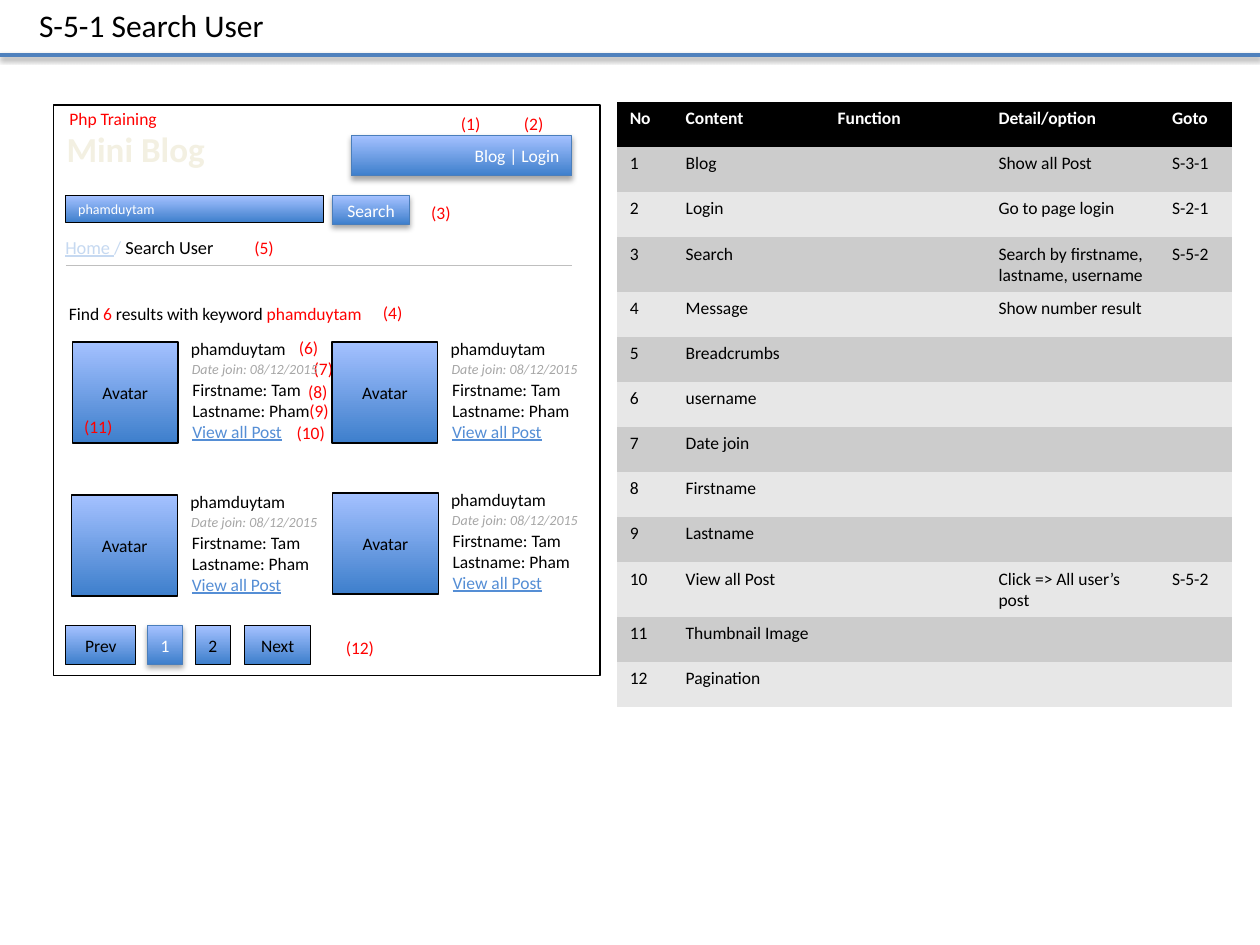
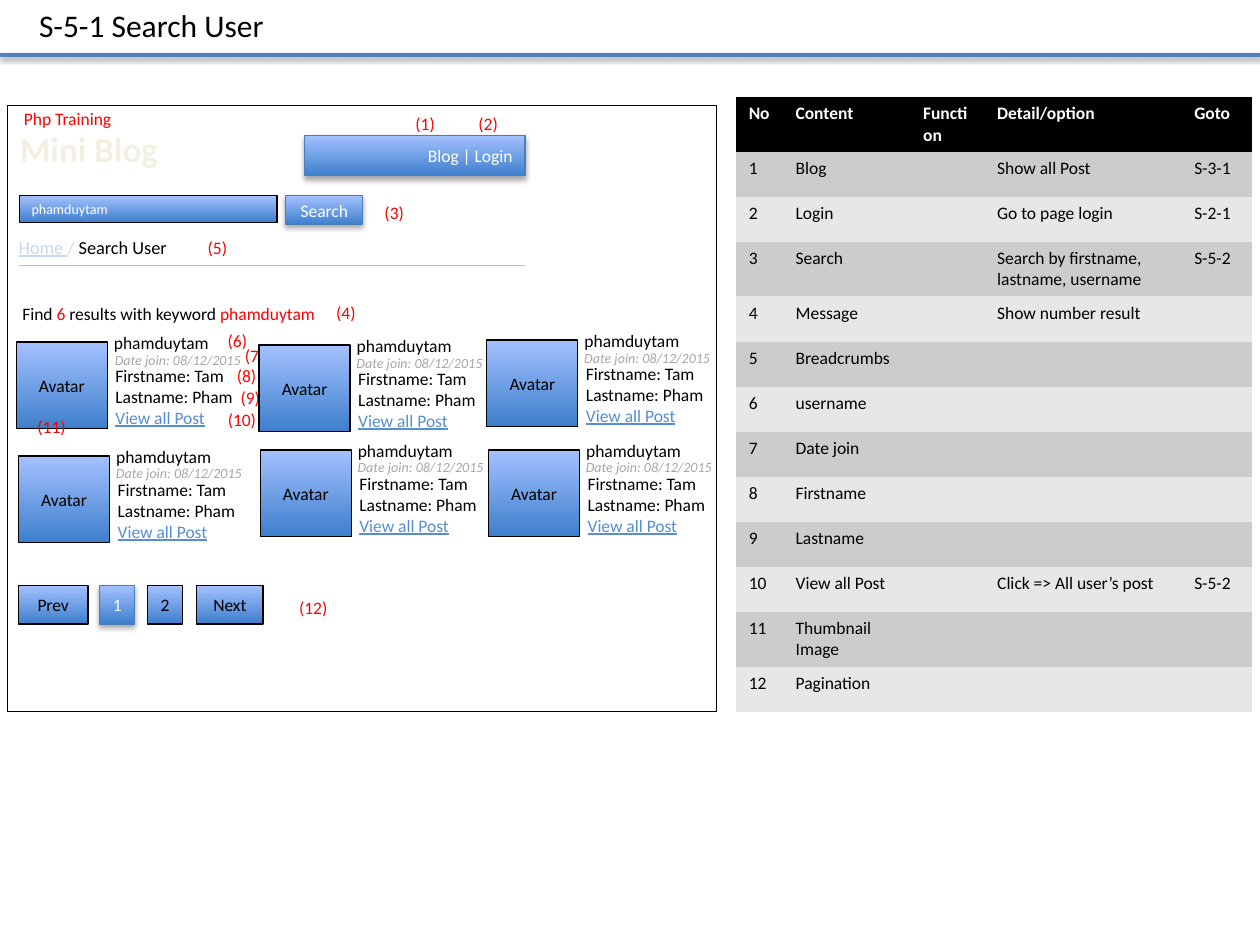
Before and after one commit to truong-vu-mulodo/mini-blog, a slide deck: slide 7 of php/tam-v.anh/doc/detail_design/frontend/wireframe/MiniBlog_Wireframe_Ver_0.1.0.pptx. Drawn at 1260x945 pixels with LibreOffice and Linux fonts; fonts in the diff are those of the drawing. Boxes give left, top, right and bottom in pixels: in the first picture for what was removed or moved away, otherwise in the second. Text is boxed around its words. In the diff, an @@ line names an element or a change of style, - is before the commit and + after.

Commit message:
change layout to 2 columns

```diff
--- a/php/tam-v.anh/doc/detail_design/frontend/wireframe/MiniBlog_Wireframe_Ver_0.1.0.pptx
+++ b/php/tam-v.anh/doc/detail_design/frontend/wireframe/MiniBlog_Wireframe_Ver_0.1.0.pptx
@@ rectangle: place and size @@
-rectangle at <box>53,105,600,675</box>
+rectangle at <box>8,106,717,712</box>
@@ table: place and size @@
-table at <box>617,102,1232,707</box>
+table at <box>736,97,1251,712</box>
@@ 10 texts, 3 rectangles, 1 line: place and size @@
-10 texts, 3 rectangles, 1 line at <box>65,113,572,436</box>
+10 texts, 3 rectangles, 1 line at <box>19,113,525,437</box>
@@ text "phamduytam": place and size @@
-text "phamduytam" at <box>191,343,286,358</box>
+text "phamduytam" at <box>114,337,209,352</box>
@@ text "(6)": place and size @@
-text "(6)" at <box>299,341,318,357</box>
+text "(6)" at <box>228,334,247,350</box>
@@ text "phamduytam": place and size @@
-text "phamduytam" at <box>451,343,546,358</box>
+text "phamduytam" at <box>357,340,452,355</box>
@@ rectangle "Avatar": place and size @@
-rectangle "Avatar" at <box>72,343,178,444</box>
+rectangle "Avatar" at <box>16,343,107,430</box>
@@ text "Date join: 08/12/2015" rewrapped from <box>192,362,318,378</box> to <box>115,355,241,367</box> @@
@@ text "Firstname: Tam": place and size @@
-text "Firstname: Tam" at <box>192,384,309,441</box>
+text "Firstname: Tam" at <box>115,370,232,427</box>
@@ 3 texts: place and size @@
-3 texts at <box>297,361,333,442</box>
+3 texts at <box>228,348,264,429</box>
@@ rectangle "Avatar": place and size @@
-rectangle "Avatar" at <box>333,343,438,444</box>
+rectangle "Avatar" at <box>260,345,350,432</box>
@@ text "Date join: 08/12/2015": place and size @@
-text "Date join: 08/12/2015" at <box>452,364,578,376</box>
+text "Date join: 08/12/2015" at <box>356,358,483,370</box>
@@ rectangle added at <box>486,340,577,427</box>, fill gradient #3F80CE to #A4C4FF, outline #000000 0.75 pt, 10 pt, text #000000 @@
+Avatar
@@ text added at <box>584,335,679,350</box>, 10 pt, text #000000 @@
+phamduytam
@@ text added at <box>584,353,710,365</box>, 8 pt, text #A6A6A6, italic @@
+Date join: 08/12/2015
@@ text "(9)" rewrapped from <box>309,404,328,419</box> to <box>241,390,260,409</box> @@
@@ text "Firstname: Tam": place and size @@
-text "Firstname: Tam" at <box>452,384,569,441</box>
+text "Firstname: Tam" at <box>358,373,475,430</box>
@@ text added at <box>586,368,703,425</box>, 10 pt, text #000000 @@
+Firstname: Tam
+Lastname: Pham
+View all Post
@@ text "phamduytam": place and size @@
-text "phamduytam" at <box>190,496,285,511</box>
+text "phamduytam" at <box>116,451,211,466</box>
@@ text "phamduytam": place and size @@
-text "phamduytam" at <box>451,494,546,509</box>
+text "phamduytam" at <box>358,445,453,460</box>
@@ text added at <box>586,445,681,460</box>, 10 pt, text #000000 @@
+phamduytam
@@ rectangle "Avatar": place and size @@
-rectangle "Avatar" at <box>72,495,178,596</box>
+rectangle "Avatar" at <box>19,456,110,543</box>
@@ text "Date join: 08/12/2015": place and size @@
-text "Date join: 08/12/2015" at <box>191,517,317,529</box>
+text "Date join: 08/12/2015" at <box>116,468,242,480</box>
@@ text "Firstname: Tam": place and size @@
-text "Firstname: Tam" at <box>192,537,309,594</box>
+text "Firstname: Tam" at <box>118,484,235,541</box>
@@ rectangle "Avatar": place and size @@
-rectangle "Avatar" at <box>333,493,438,593</box>
+rectangle "Avatar" at <box>261,450,352,537</box>
@@ text "Date join: 08/12/2015": place and size @@
-text "Date join: 08/12/2015" at <box>452,515,578,527</box>
+text "Date join: 08/12/2015" at <box>358,462,484,474</box>
@@ text "Firstname: Tam": place and size @@
-text "Firstname: Tam" at <box>453,535,569,592</box>
+text "Firstname: Tam" at <box>359,478,476,535</box>
@@ rectangle added at <box>489,450,580,537</box>, fill gradient #3F80CE to #A4C4FF, outline #000000 0.75 pt, 10 pt, text #000000 @@
+Avatar
@@ text added at <box>586,462,712,474</box>, 8 pt, text #A6A6A6, italic @@
+Date join: 08/12/2015
@@ text added at <box>588,478,705,535</box>, 10 pt, text #000000 @@
+Firstname: Tam
+Lastname: Pham
+View all Post
@@ rectangle "Prev": place and size @@
-rectangle "Prev" at <box>66,626,136,665</box>
+rectangle "Prev" at <box>18,586,88,625</box>
@@ rectangle "2": place and size @@
-rectangle "2" at <box>195,626,231,665</box>
+rectangle "2" at <box>147,586,183,625</box>
@@ 2 rectangles, 1 text: place and size @@
-2 rectangles, 1 text at <box>147,626,374,665</box>
+2 rectangles, 1 text at <box>100,586,327,625</box>
```
Also in this commit, not shown: 3 other slides changed.
